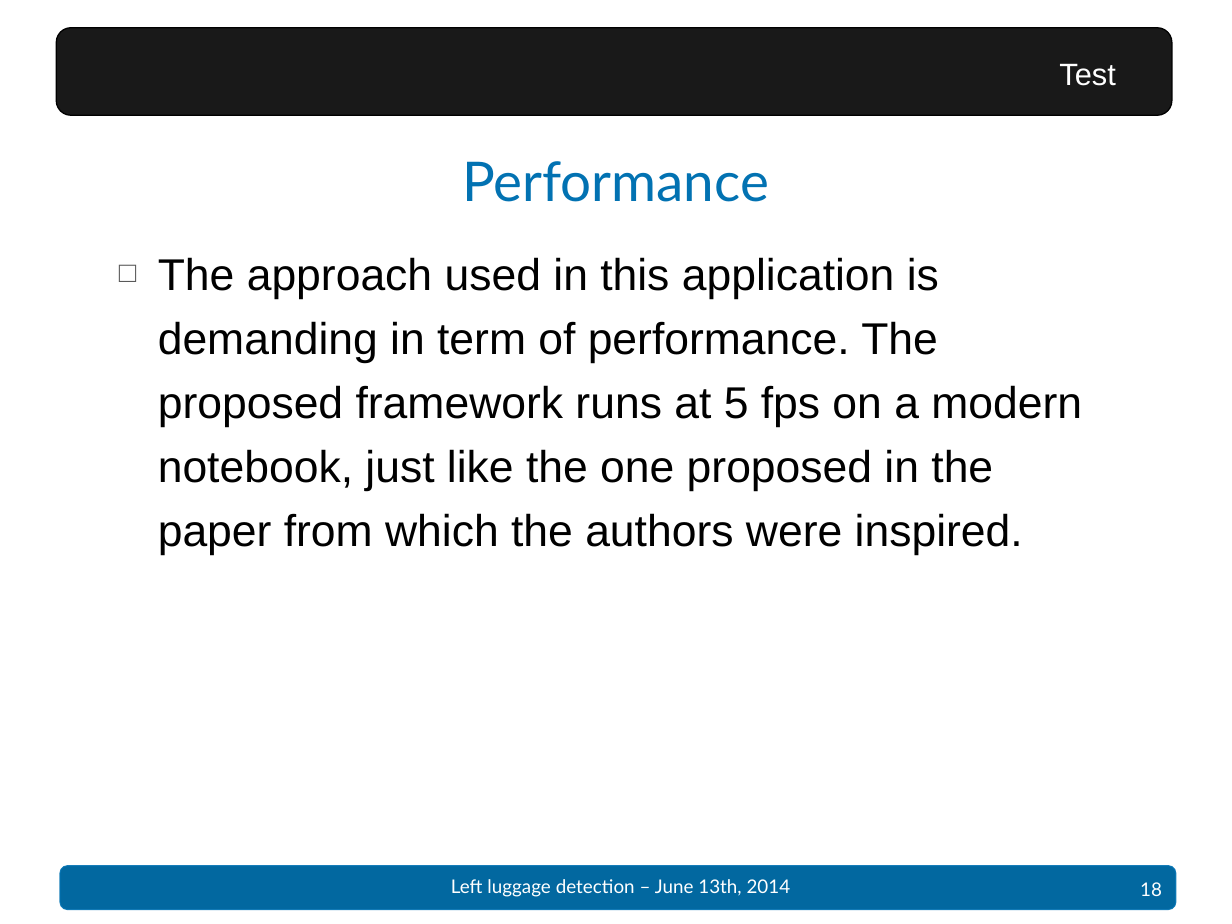
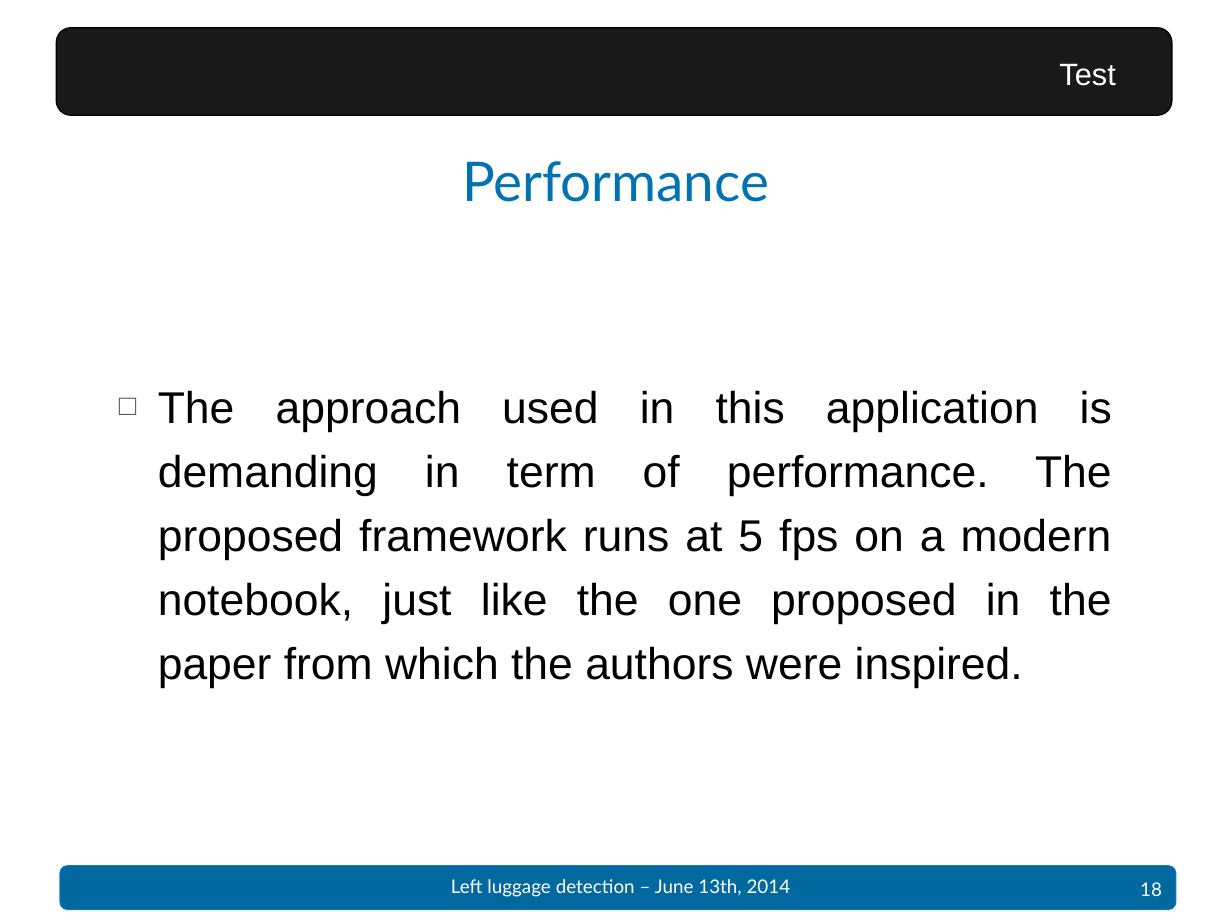
Before and after one commit to Dining-Engineers/left-luggage-detection, a slide deck: slide 18 of docs/Presentation - Left luggage detection.pptx. Drawn at 1232x924 pixels with LibreOffice and Linux fonts; fonts in the diff are those of the drawing; background and template pictures are left out. Boxes give left, top, right and bottom in pixels: in the first picture for what was removed or moved away, otherwise in the second. Text is boxed around its words. In the diff, an @@ line names an element or a change of style, - is before the commit and + after.

```diff
--- a/docs/Presentation - Left luggage detection.pptx
+++ b/docs/Presentation - Left luggage detection.pptx
@@ text "The approach used in this ..." at (158,390,1112,688): alignment left to justified; vertical alignment top to middle @@
```
Also in this commit, not shown: 1 other slide changed, 2 other files.
